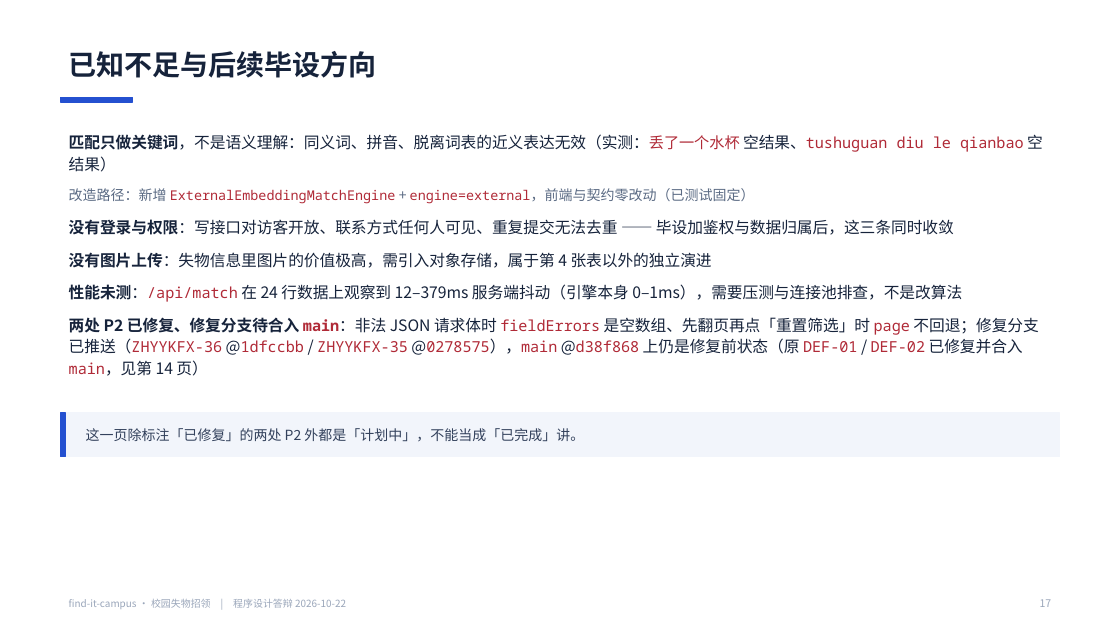
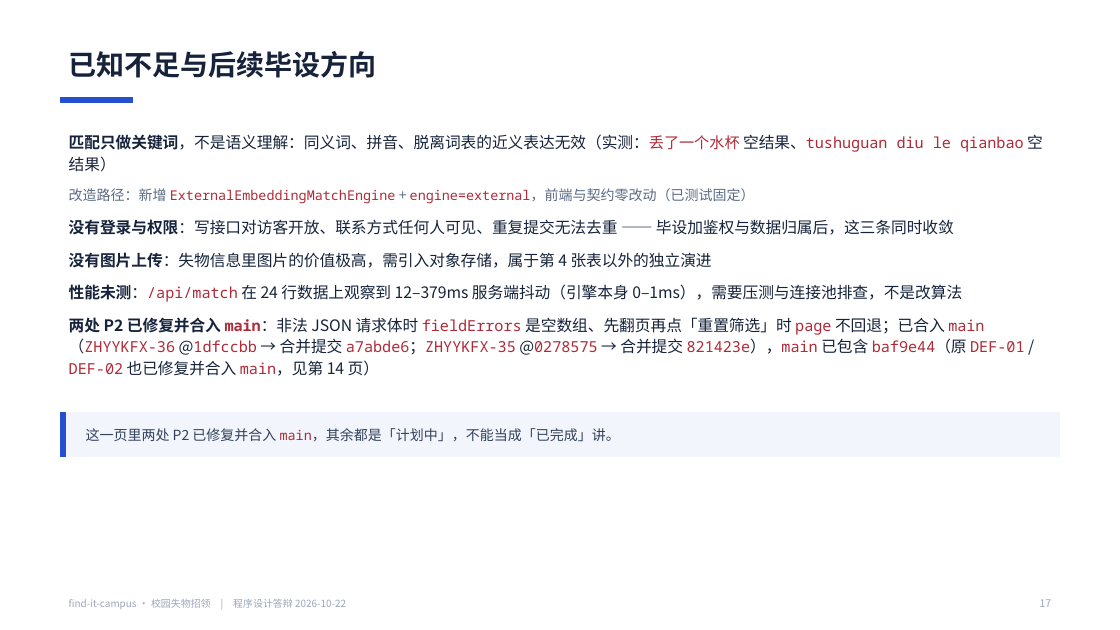
Before and after one commit to BLingKiy/find-it-campus, a slide deck: slide 17 of docs/delivery/6.2-答辩PPT.pptx. Drawn at 1120x630 pixels with LibreOffice and Linux fonts; fonts in the diff are those of the drawing. Boxes give left, top, right and bottom in pixels: in the first picture for what was removed or moved away, otherwise in the second. Text is boxed around its words. In the diff, an @@ line names an element or a change of style, - is before the commit and + after.

Commit message:
docs(6.2): 最终同步 main 已包含 baf9e44，两处 P2 修复已合入并重导 docx / pptx（ZHYYKFX-37）

```diff
--- a/docs/delivery/6.2-答辩PPT.pptx
+++ b/docs/delivery/6.2-答辩PPT.pptx
@@ text at bbox=[69, 317, 1024, 376]: text changed; size 13.5 to 13 pt; font Noto Sans CJK SC to Noto Sans Mono; text colour #16233B to #B02A37 @@
-• 两处 P2 已修复、修复分支待合入 main：非法 JSON 请求体时 fieldErrors 是空数组、先翻页再点「重置筛选」时 page 不回退；修复分支已推送（ZHYYKFX-36 @1dfccbb / ZHYYKFX-35 @0278575），main @d38f868 上仍是修复前状态（原 DEF-01 / DEF-02 已修复并合入 main，见第 14 页）
+• 两处 P2 已修复并合入 main：非法 JSON 请求体时 fieldErrors 是空数组、先翻页再点「重置筛选」时 page 不回退；已合入 main（ZHYYKFX-36 @1dfccbb → 合并提交 a7abde6；ZHYYKFX-35 @0278575 → 合并提交 821423e），main 已包含 baf9e44（原 DEF-01 / DEF-02 也已修复并合入 main，见第 14 页）
@@ text at bbox=[86, 428, 620, 441]: text changed @@
-这一页除标注「已修复」的两处 P2 外都是「计划中」，不能当成「已完成」讲。
+这一页里两处 P2 已修复并合入 main，其余都是「计划中」，不能当成「已完成」讲。
```
Also in this commit, not shown: 3 other slides changed, 9 other files.
